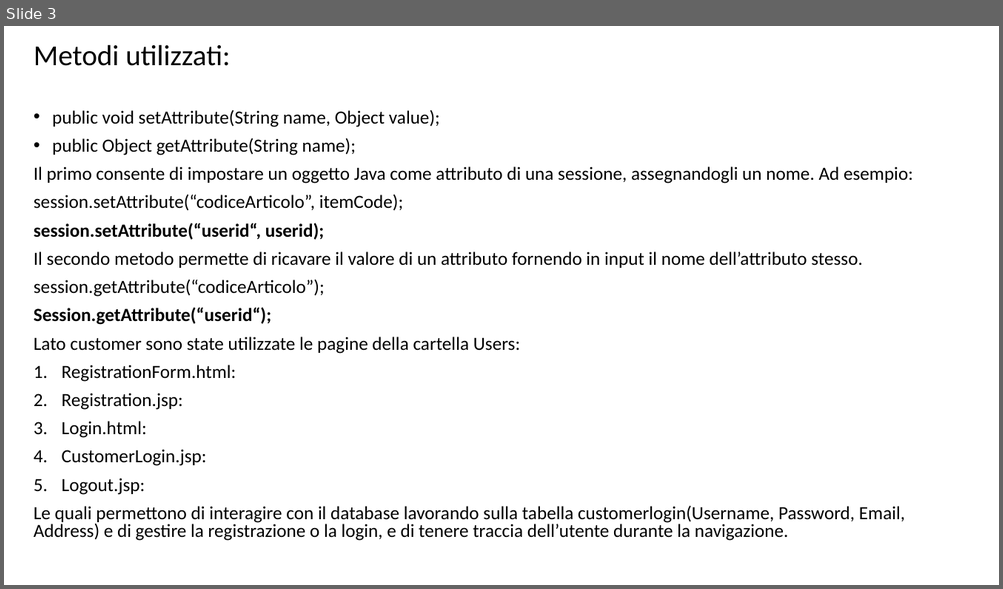
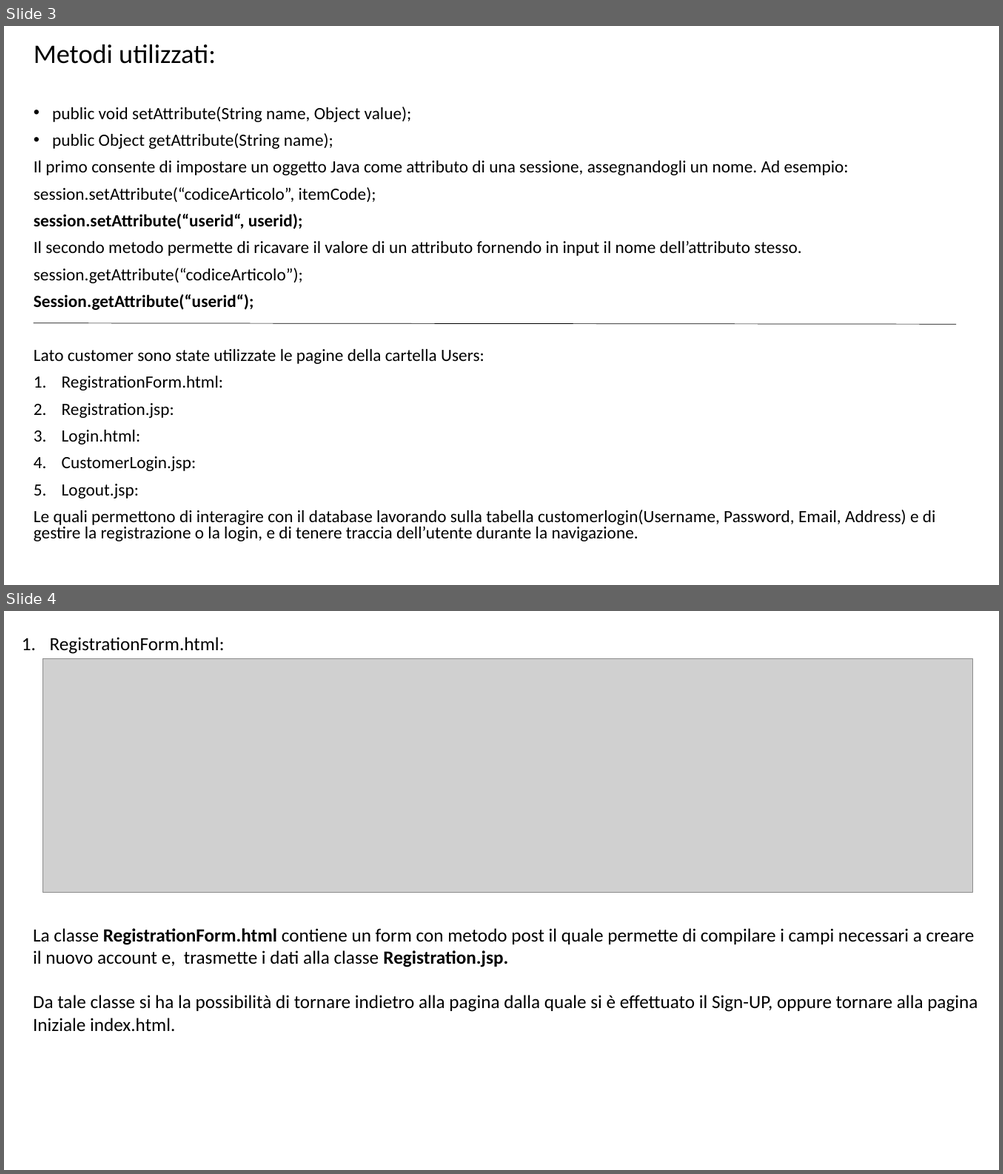
Before and after one commit to EugeHysa/VirtualPCConfiguration, a slide deck: Presentazione nino.pptx. Shown one above the other, each under a label of ours: slide 3 before the commit, slides 3 and 4 after it. The pictures are 1003x589 and 1003x1174 pixels, drawn with LibreOffice and Linux fonts; fonts in the diff are those of the drawing; grey boxes stand for pictures. Boxes give left, top, right and bottom in pixels: in the first picture for what was removed or moved away, otherwise in the second. Text is boxed around its words. In the diff, an @@ line names an element or a change of style, - is before the commit and + after.

```diff
--- a/Presentazione nino.pptx
+++ b/Presentazione nino.pptx
@@ slide 4 added at bbox=[4, 611, 999, 1170], background #FFFFFF @@
@@ text added at bbox=[50, 637, 225, 654], 18 pt, text #000000 @@
+1. RegistrationForm.html:
@@ picture added at bbox=[42, 659, 973, 892] @@
@@ text added at bbox=[33, 928, 977, 1032], 18 pt, text #000000 @@
+La classe RegistrationForm.html contiene un form con metodo post il quale permette di compilare i campi necessari a creare il nuovo account e, trasmette i dati alla classe Registration.jsp.
+Da tale classe si ha la possibilità di tornare indietro alla pagina dalla quale si è effettuato il Sign-UP, oppure tornare alla pagina
+Iniziale index.html.
@@ slide 3 changed as well @@
@@ text "Metodi utilizzati:" at bbox=[34, 44, 936, 542]: size 28 to 25.9 pt in "Metodi utilizzati:"; size 18 to 16.6 pt @@
@@ line added from (33, 323) to (956, 324), #000000 0.5 pt @@
```
Also in this commit, not shown: 3 other slides changed, 4 other slides added.
